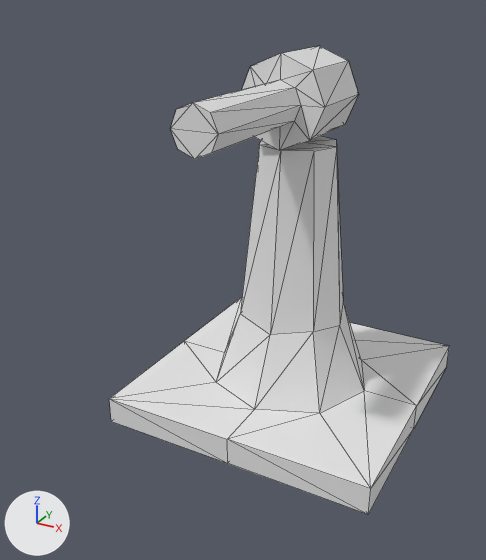
An edit to the glTF model public/turret.glb, drawn before and after from the same camera.
Before and after are seen from a 50 mm lens placed at (1.88, -4.19, 2.98), pointed at (-0.04, -0.7, 1.24). The axes (+X, +Y, +Z) are drawn at lower left. The lights are the same throughout. Mesh edges are drawn as thin lines. Where no turn or scale is listed for an object, it has been applied to the vertices. Vertices at the same position are counted once.

The first picture shows 'stand', 'turret'.
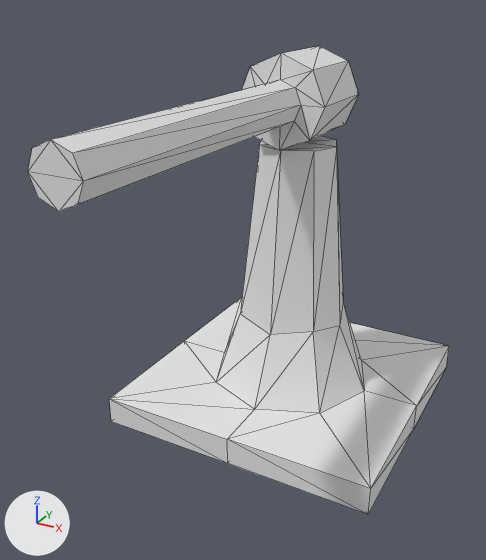
Where the newer file only moved an object's origin or applied its transform, the numbers keep the older frame.

Where the change shows, as pixel boxes (x1, y1, x2, y2) in the pictures (486 x 560 px; the box of a moved part takes in the faces that stretch with it):
'turret', reshaped (75% wider, 46% taller): before (170, 46, 359, 159); after (28, 46, 359, 212)
part 1 of me_cylinder_003, moved or reshaped: before (170, 85, 297, 159); after (28, 85, 297, 212)

The edits, one by one:
me_cylinder_003 has 33 vertices, 62 faces and spans x -0.3..0.3, y -1.3..0.3, z -0.3..0.3.
me_cylinder_003 is used by ob_turret; location (0.0, 0.0, 2.3).
Before the commit, vertices of me_cylinder_003: 25 (0.1, -1.3, 0.1) at pixel (210, 112), 26 (0.0, -1.3, 0.14) at pixel (192, 102), 27 (0.14, -1.3, 0.0) at pixel (218, 134), 28 (0.1, -1.3, -0.1) at pixel (211, 153), 29 (0.0, -1.3, -0.14) at pixel (194, 159).
Before the commit, vertices of me_cylinder_003: 30 (-0.1, -1.3, -0.1) at pixel (177, 149), 31 (-0.14, -1.3, 0.0) at pixel (170, 128), 32 (-0.1, -1.3, 0.1) at pixel (176, 109).
Part 1, on me_cylinder_003:
Vertices 25 to 32 of me_cylinder_003 move by (0.0, -1.0, 0.0).
